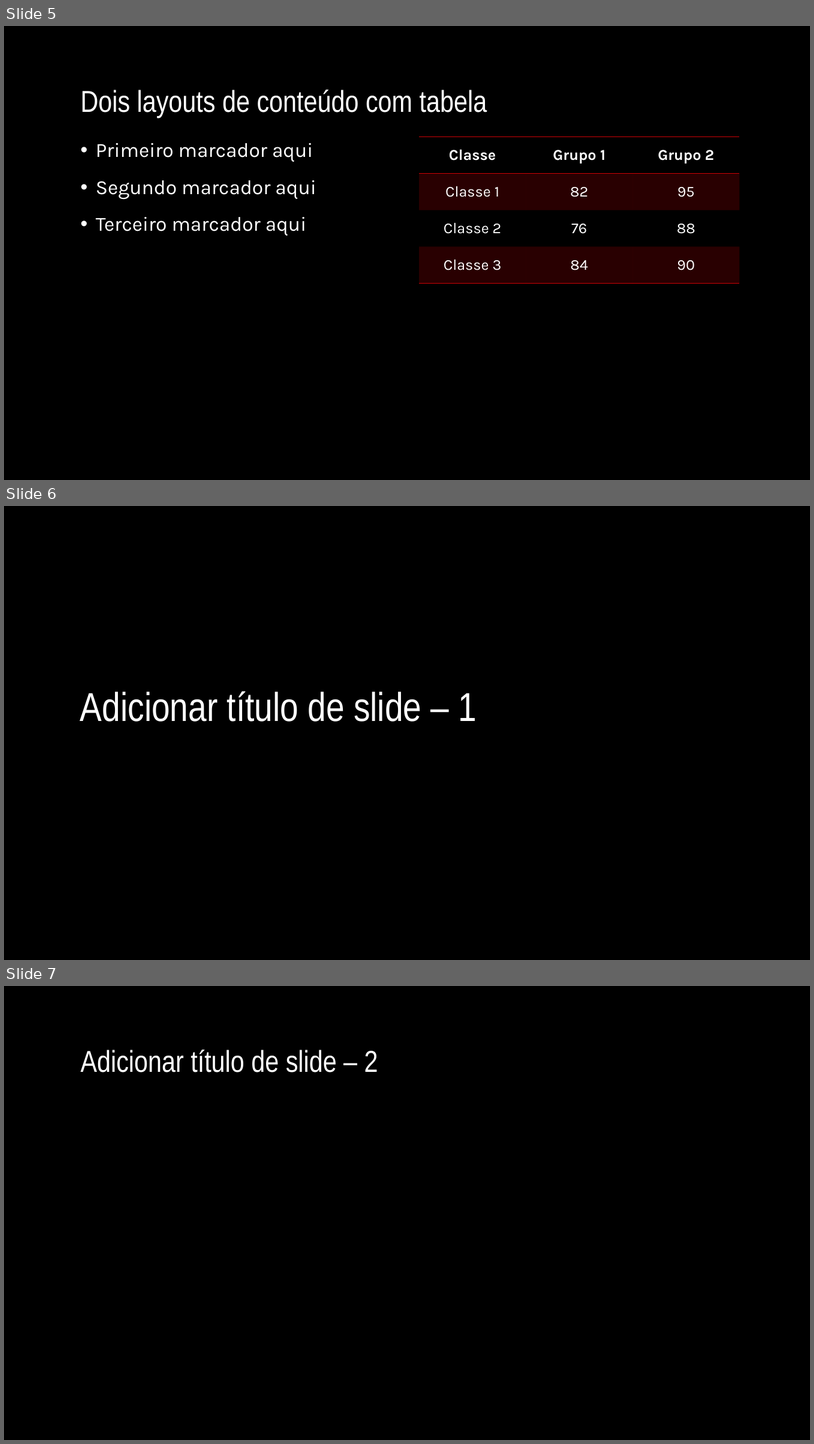
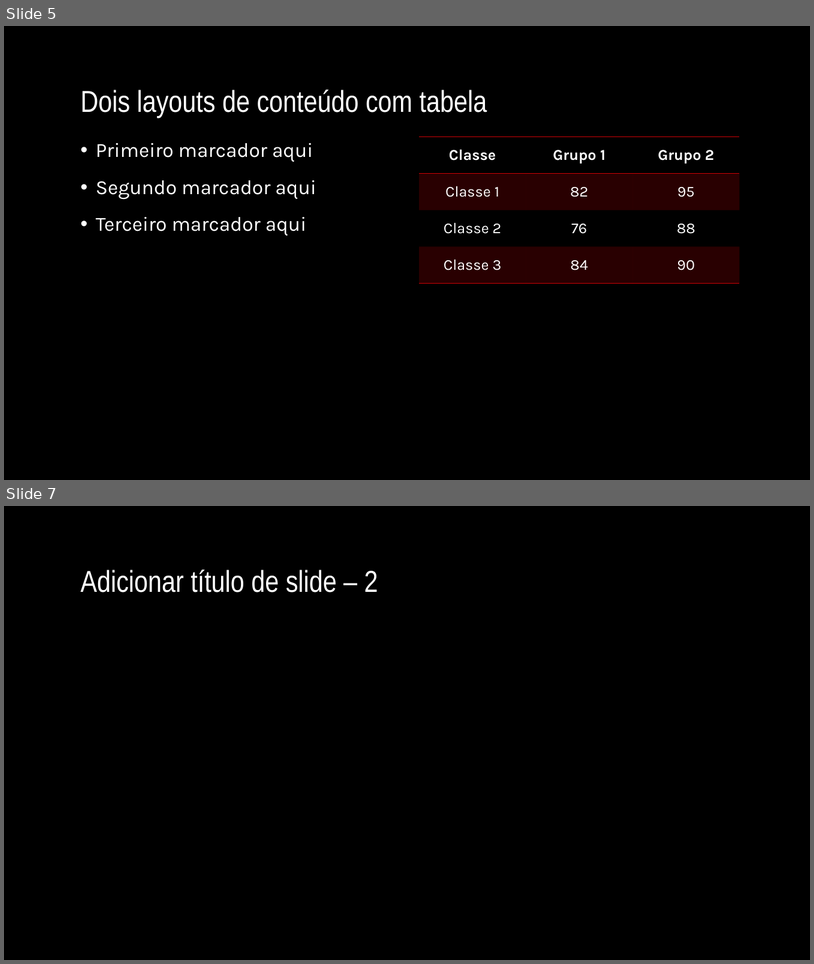
Before and after one commit to MiguelMolina777/ProjetoIndividualBasquete, a slide deck: BASKA’s CLUB.pptx. Shown one above the other, each under a label of ours: slides 5, 6 and 7 before the commit, slides 5 and 7 after it; the slides between them are not shown. The pictures are 814x1444 and 814x964 pixels, drawn with LibreOffice and Linux fonts; fonts in the diff are those of the drawing; background and template pictures are left out. Boxes give left, top, right and bottom in pixels: in the first picture for what was removed or moved away, otherwise in the second. Text is boxed around its words. In the diff, an @@ line names an element or a change of style, - is before the commit and + after.

```diff
--- a/BASKA’s CLUB.pptx
+++ b/BASKA’s CLUB.pptx
@@ slide 6 removed at (4,506,810,960), background picture (left out) @@
@@ title removed at (80,691,477,721) @@
-Adicionar título de slide – 1
```
Also in this commit, not shown: 2 slides changed, 2 slides added, 1 other slide removed, 9 other files.
